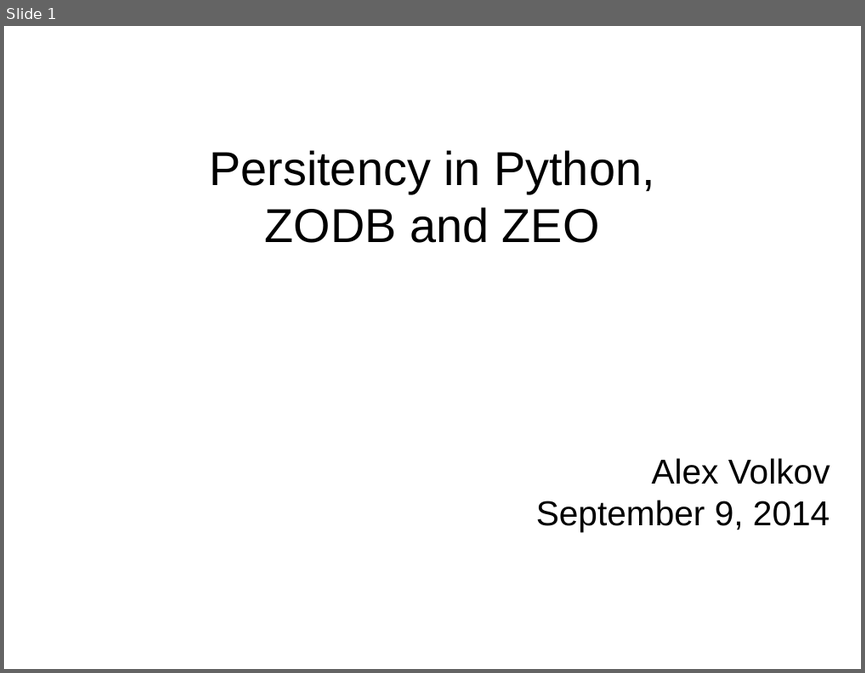
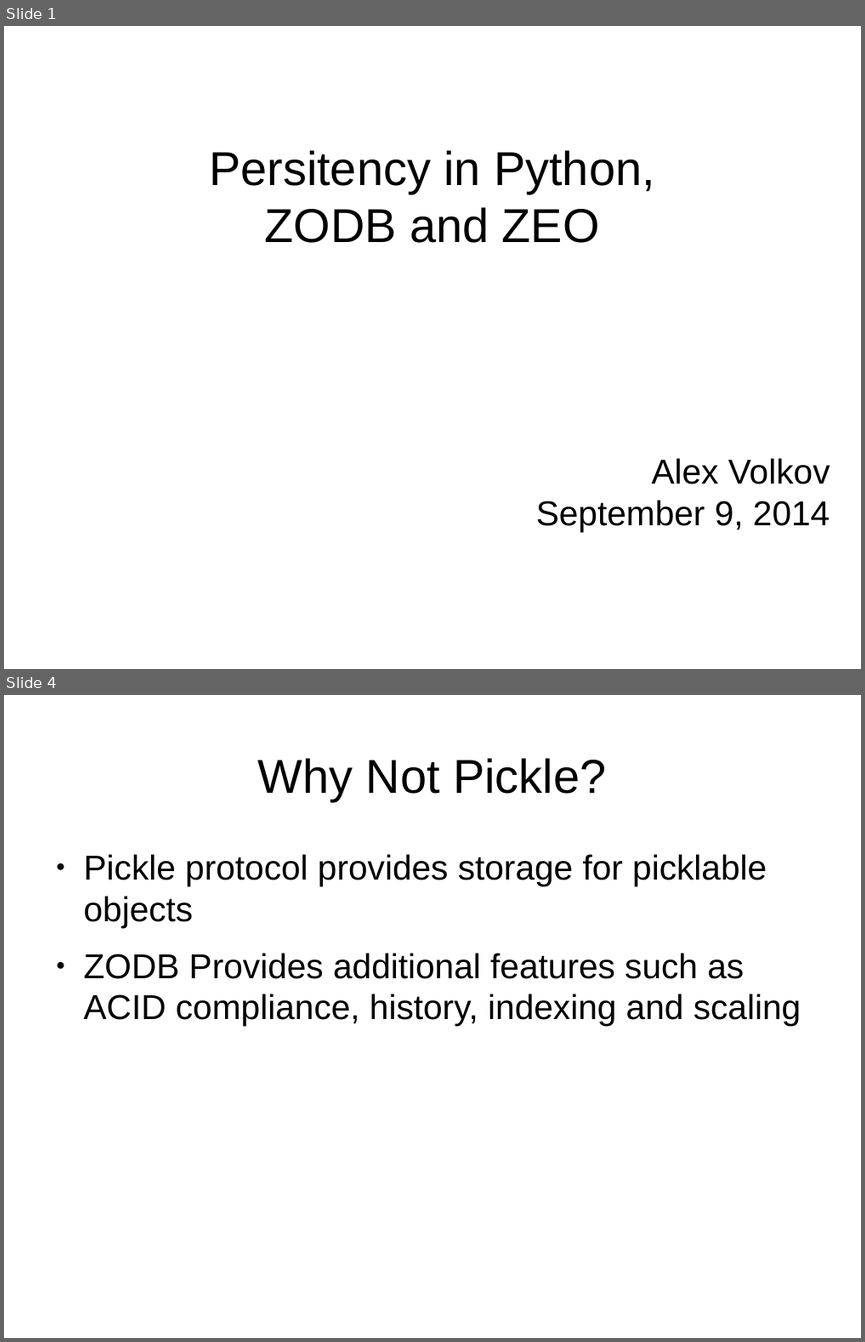
Before and after one commit to avolkov/ZODB-talk, a slide deck: media/presentation.odp. Shown one above the other, each under a label of ours: slide 1 before the commit, slides 1 and 4 after it; the slides between them are not shown. The pictures are 865x673 and 865x1342 pixels, drawn with LibreOffice and Linux fonts; fonts in the diff are those of the drawing. Boxes give left, top, right and bottom in pixels: in the first picture for what was removed or moved away, otherwise in the second. Text is boxed around its words. In the diff, an @@ line names an element or a change of style, - is before the commit and + after.

```diff
--- a/media/presentation.odp
+++ b/media/presentation.odp
@@ slide 4 added at (4,695,861,1338), background #FFFFFF @@
@@ title added at (258,758,606,801), 44 pt, text #000000 @@
+Why Not Pickle?
@@ text added at (84,854,800,1026), 32 pt, text #000000 @@
+● Pickle protocol provides storage for picklable objects
+● ZODB Provides additional features such as ACID compliance, history, indexing and scaling
```
Also in this commit, not shown: 16 other slides added, 2 other files.
